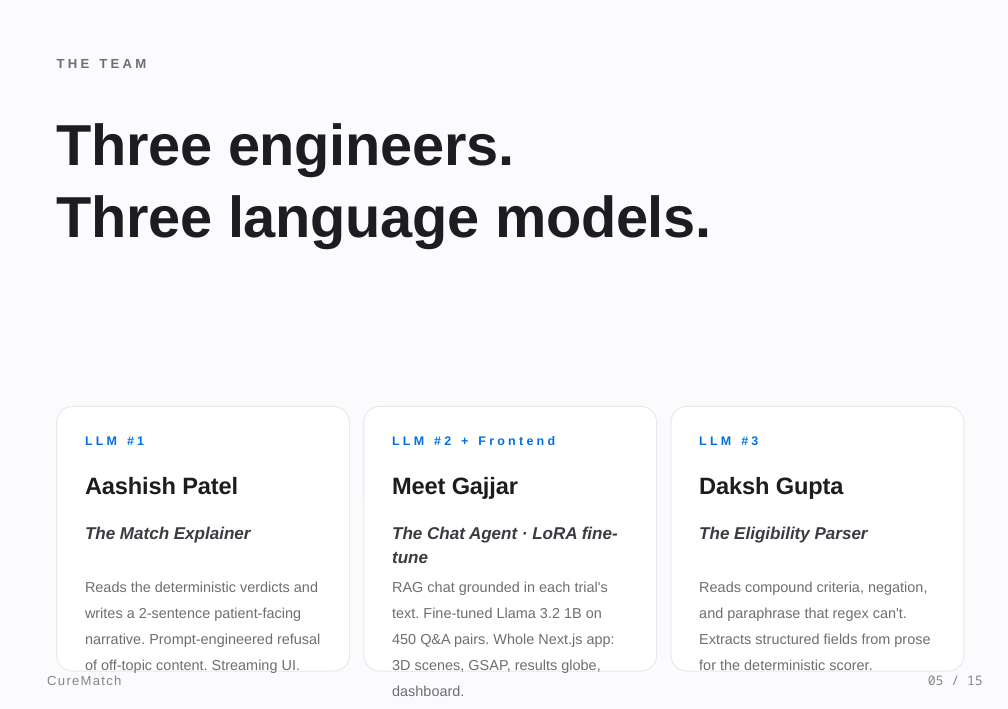
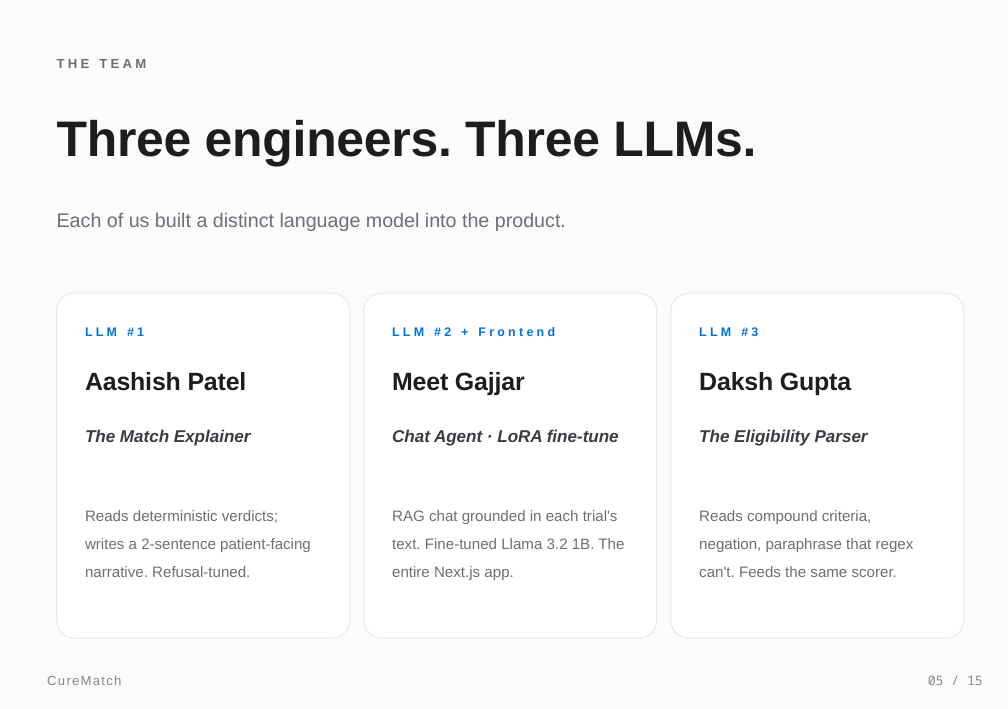
Before and after one commit to meetgajjarx07/curematch, a slide deck: slide 5 of CureMatch_Presentation.pptx. Drawn at 1008x709 pixels with LibreOffice and Linux fonts; fonts in the diff are those of the drawing. Boxes give left, top, right and bottom in pixels: in the first picture for what was removed or moved away, otherwise in the second. Text is boxed around its words. In the diff, an @@ line names an element or a change of style, - is before the commit and + after.

Commit message:
fix deck layout — team card overflow, chat agent overlap, prompt width
Renders cleanly end-to-end now: verified by PowerPoint → PDF → PNG.

  slide 5:  team cards resized 3.65" tall, tightened copy
  slide 7:  prompt box centered + narrowed from 9.5" to 7.55"
  slide 9:  left card up to 4.15" tall, right steps spaced 0.66" apart

```diff
--- a/CureMatch_Presentation.pptx
+++ b/CureMatch_Presentation.pptx
@@ text at box(57, 120, 756, 167): text changed; size 44 to 38 pt @@
-Three engineers.
-Three language models.
+Three engineers. Three LLMs.
@@ text added at box(57, 213, 566, 231), 15 pt, text #6E6E73 @@
+Each of us built a distinct language model into the product.
@@ rounded rectangle: place and size @@
-rounded rectangle at box(57, 406, 350, 671)
+rounded rectangle at box(57, 293, 350, 638)
@@ rounded rectangle: place and size @@
-rounded rectangle at box(364, 406, 657, 671)
+rounded rectangle at box(364, 293, 657, 638)
@@ rounded rectangle: place and size @@
-rounded rectangle at box(671, 406, 964, 671)
+rounded rectangle at box(671, 293, 964, 638)
@@ 3 texts: place and size @@
-3 texts at box(85, 436, 758, 445)
+3 texts at box(85, 327, 758, 336)
@@ 3 texts: place and size @@
-3 texts at box(85, 477, 844, 499)
+3 texts at box(85, 372, 851, 395)
@@ size 18 to 19 pt in 3 elements at box(85, 372, 247, 391), box(392, 372, 525, 395), box(699, 372, 851, 395) @@
@@ text "The Match Explainer": place and size @@
-text "The Match Explainer" at box(85, 526, 251, 543)
+text "The Match Explainer" at box(85, 429, 251, 446)
@@ text "The Match Explainer" at box(85, 429, 251, 446): line spacing 1.2 to 1.35 @@
@@ text "The Eligibility Parser" at box(699, 429, 868, 446): line spacing 1.2 to 1.35 @@
@@ text "The Eligibility Parser": place and size @@
-text "The Eligibility Parser" at box(699, 526, 868, 543)
+text "The Eligibility Parser" at box(699, 429, 868, 446)
@@ text at box(392, 429, 619, 446): text changed @@
-The Chat Agent · LoRA fine-tune
+Chat Agent · LoRA fine-tune
@@ text at box(85, 510, 311, 577): text changed; size 11 to 11.5 pt @@
-Reads the deterministic verdicts and writes a 2-sentence patient-facing narrative. Prompt-engineered refusal of off-topic content. Streaming UI.
+Reads deterministic verdicts; writes a 2-sentence patient-facing narrative. Refusal-tuned.
@@ text at box(392, 510, 624, 580): text changed; size 11 to 11.5 pt @@
-RAG chat grounded in each trial's text. Fine-tuned Llama 3.2 1B on 450 Q&A pairs. Whole Next.js app: 3D scenes, GSAP, results globe, dashboard.
+RAG chat grounded in each trial's text. Fine-tuned Llama 3.2 1B. The entire Next.js app.
@@ text at box(699, 510, 914, 577): text changed; size 11 to 11.5 pt @@
-Reads compound criteria, negation, and paraphrase that regex can't. Extracts structured fields from prose for the deterministic scorer.
+Reads compound criteria, negation, paraphrase that regex can't. Feeds the same scorer.
```
Also in this commit, not shown: 2 other slides changed, 1 other file.
